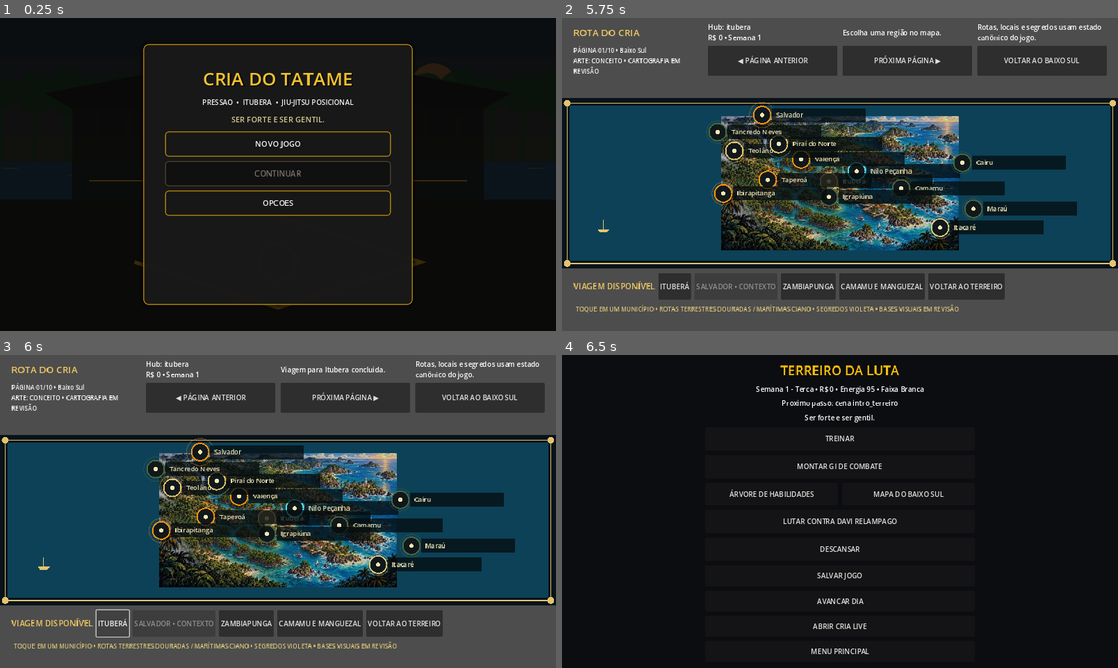
Above: before the commit, frames 1-4 (two rows, left to right).
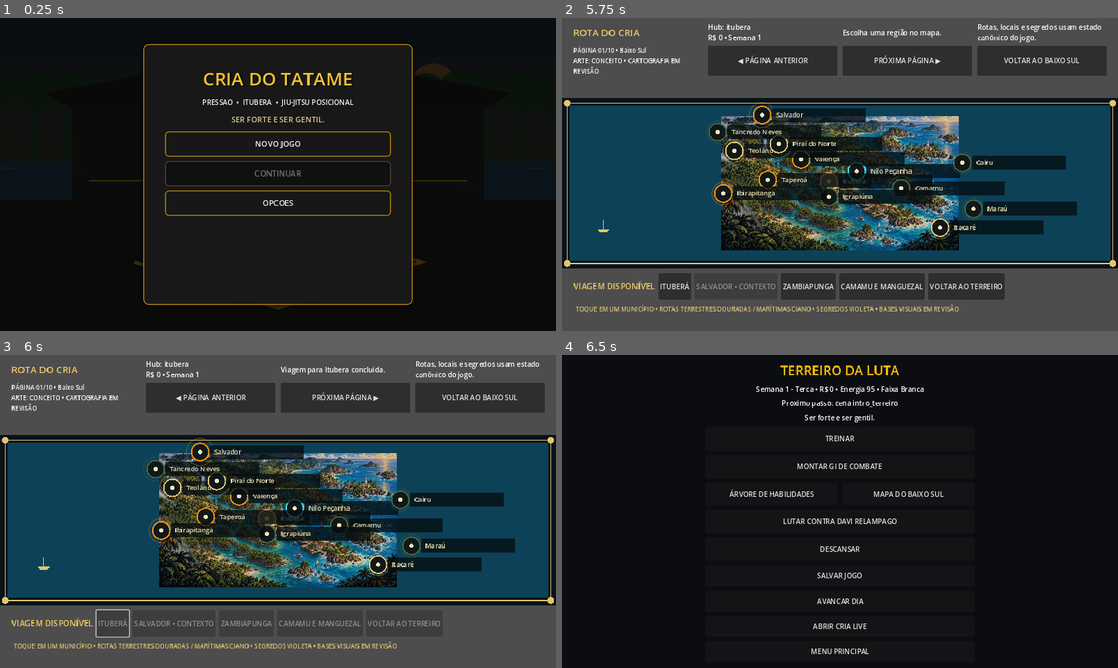
Above: after the commit, the same moments.

Repository: ringuemkt-rgb/cria-do-tatame
Game: Godot game, scene res://scenes/main_menu/MainMenu.tscn
The game is run twice, just before and just after one commit, with the same random seed, the same clock (stepped at 60 frames per second) and the same inputs.
Inputs:
- Up to frame 1 (0.25 s): no input
- Up to frame 2 (5.75 s): click "NOVO JOGO" at 0.5 s; click "TREINAR" at 1.25 s; click "MONTAR GI DE COMBATE" at 2 s; click "VOLTAR AO TERREIRO" at 2.75 s; click "ÁRVORE DE HABILIDADES" at 3.5 s; click "VOLTAR AO TERREIRO" at 4.25 s; click "MAPA DO BAIXO SUL" at 5 s
- Up to frame 3 (6 s): click "ITUBERÁ" at 5.75 s
- Up to frame 4 (6.5 s): no input

Frames 1-2 are identical in both runs. In frame 3, 0.3% of the frame differs, in the area x 17-80%, y 84-87%; in frame 4, nothing differs.

Commit message:
fix(world): commit regional travel once per navigation gesture

Diff:
--- a/scenes/world/WorldMapScreen.gd
+++ b/scenes/world/WorldMapScreen.gd
@@ -1,6 +1,9 @@
 extends Control
 
 const HUB_SCENE := "res://scenes/hubs/TerreiroDaLuta.tscn"
+
+# Lock before the world mutation: repeated Android taps must not charge twice.
+var _travel_pending := false
 
 @onready var life_layer: Control = $WorldMapLifeLayer
 @onready var status_label: Label = $HUD/LeftPanel/Status
@@ -30,15 +33,48 @@
 		get_node(path).pressed.connect(_on_travel_pressed.bind(hub_id))
 
 func _on_travel_pressed(hub_id: String) -> void:
+	if _travel_pending:
+		return
 	if hub_id not in ["itubera", "zambiapunga", "camamu_manguezal"]:
 		message_label.text = "Fora do circuito regional jogável nesta etapa."
 		return
-	var result := WorldMapManager.travel_to(hub_id)
+	# Validate the destination scene before WorldMapManager debits currency,
+	# advances time, writes a save or broadcasts the travel event.
+	if WorldMapManager.can_travel_to(hub_id):
+		var hub: Dictionary = WorldMapManager.get_hub_data(hub_id)
+		var entry_scene := str(hub.get("entry_scene", HUB_SCENE))
+		if entry_scene == "" or not ResourceLoader.exists(entry_scene):
+			message_label.text = "Cena regional indisponível. Nenhum valor debitado."
+			return
+	_travel_pending = true
+	_set_travel_controls_enabled(false)
+	var result: Dictionary = _perform_travel(hub_id)
 	message_label.text = str(result.get("message", ""))
 	_update_status()
-	if result.get("ok", false):
-		await get_tree().create_timer(0.5).timeout
-		get_tree().change_scene_to_file(str(result.get("hub", {}).get("entry_scene", HUB_SCENE)))
+	if not bool(result.get("ok", false)):
+		_travel_pending = false
+		_set_travel_controls_enabled(true)
+		return
+	await get_tree().create_timer(0.5).timeout
+	if not is_inside_tree():
+		return
+	var destination := str(result.get("hub", {}).get("entry_scene", HUB_SCENE))
+	var error: Error = get_tree().change_scene_to_file(destination)
+	if error != OK:
+		# Travel has already been committed and saved. Keep controls locked
+		# instead of charging the player a second time on another tap.
+		message_label.text = "Viagem registrada, mas o destino não abriu. Reabra o jogo para recuperar o save."
+		push_error("[WorldMapScreen] Falha ao abrir destino: %s" % error_string(error))
+
+func _perform_travel(hub_id: String) -> Dictionary:
+	return WorldMapManager.travel_to(hub_id)
+
+func _set_travel_controls_enabled(enabled: bool) -> void:
+	for button_name in ["Itubera", "Zambiapunga", "Camamu", "Back"]:
+		var button := get_node_or_null("HUD/RightPanel/" + button_name) as Button
+		if button != null:
+			button.disabled = not enabled
+	# Salvador remains a context-only location regardless of travel state.
 
 func _on_page_changed(page_id: String) -> void:
 	message_label.text = "Página %s: %s. Toque em um emblema para detalhes." % [page_id, life_layer.get_page_name(page_id)]
